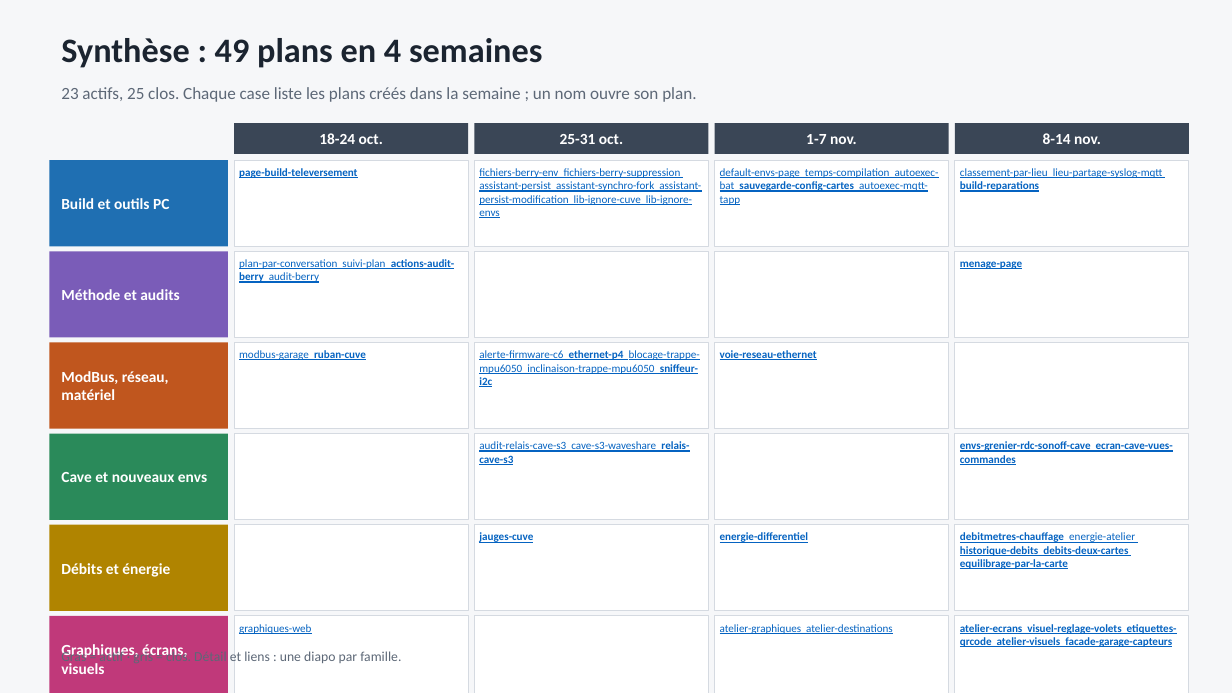
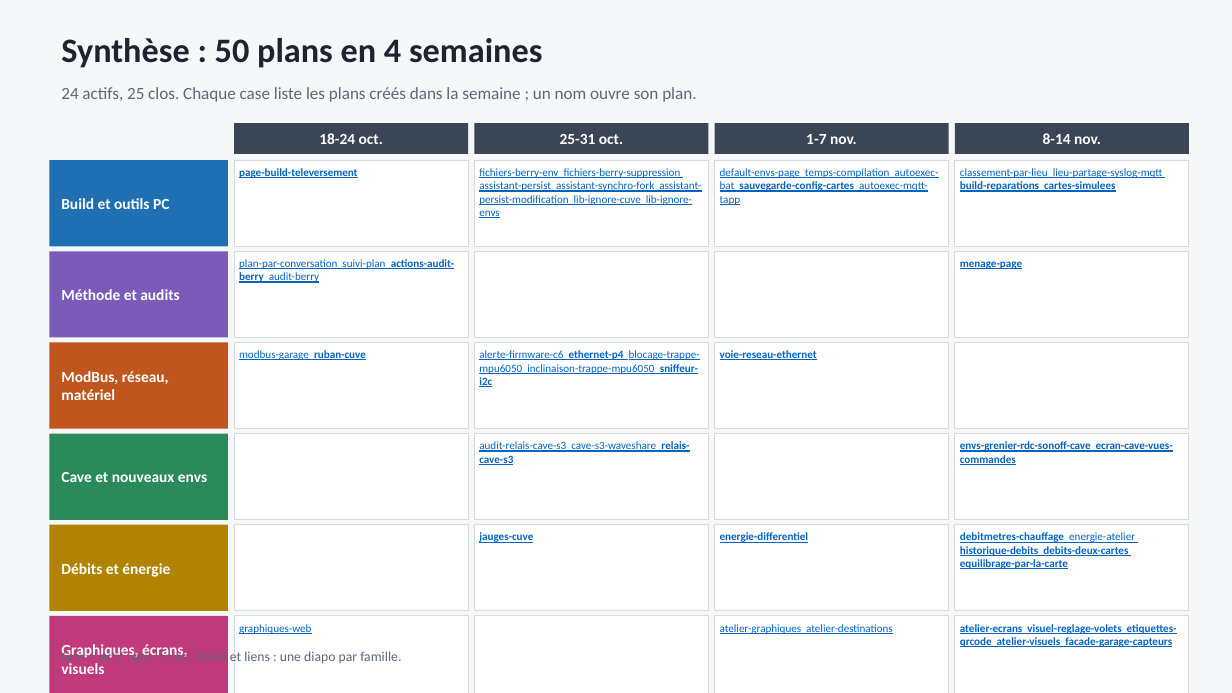
Before and after one commit to fdaubercy/Tasmota, a slide deck: slide 1 of outils_docs/organigramme_plans/organigramme-plans.pptx. Drawn at 1232x693 pixels with LibreOffice and Linux fonts; fonts in the diff are those of the drawing. Boxes give left, top, right and bottom in pixels: in the first picture for what was removed or moved away, otherwise in the second. Text is boxed around its words. In the diff, an @@ line names an element or a change of style, - is before the commit and + after.

```diff
--- a/outils_docs/organigramme_plans/organigramme-plans.pptx
+++ b/outils_docs/organigramme_plans/organigramme-plans.pptx
@@ text at [61, 38, 542, 68]: text changed @@
-Synthèse : 49 plans en 4 semaines
+Synthèse : 50 plans en 4 semaines
@@ text at [61, 87, 696, 102]: text changed @@
-23 actifs, 25 clos. Chaque case liste les plans créés dans la semaine ; un nom ouvre son plan.
+24 actifs, 25 clos. Chaque case liste les plans créés dans la semaine ; un nom ouvre son plan.
@@ text in rectangle at [960, 168, 1163, 193]: text changed @@
-classement-par-lieu lieu-partage-syslog-mqtt build-reparations
+classement-par-lieu lieu-partage-syslog-mqtt build-reparations cartes-simulees
```
Also in this commit, not shown: 3 other slides changed, 3 other files.
